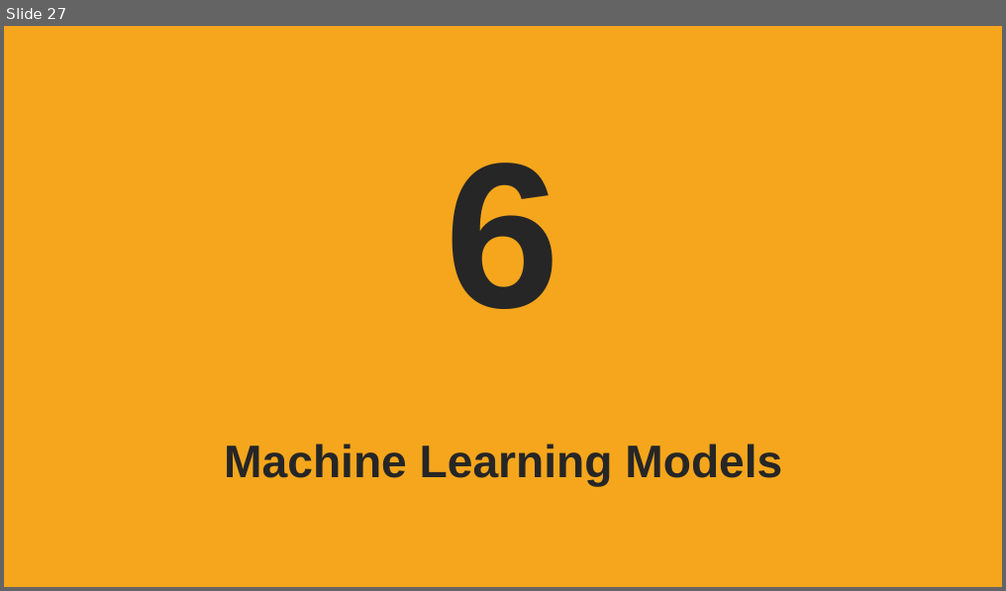
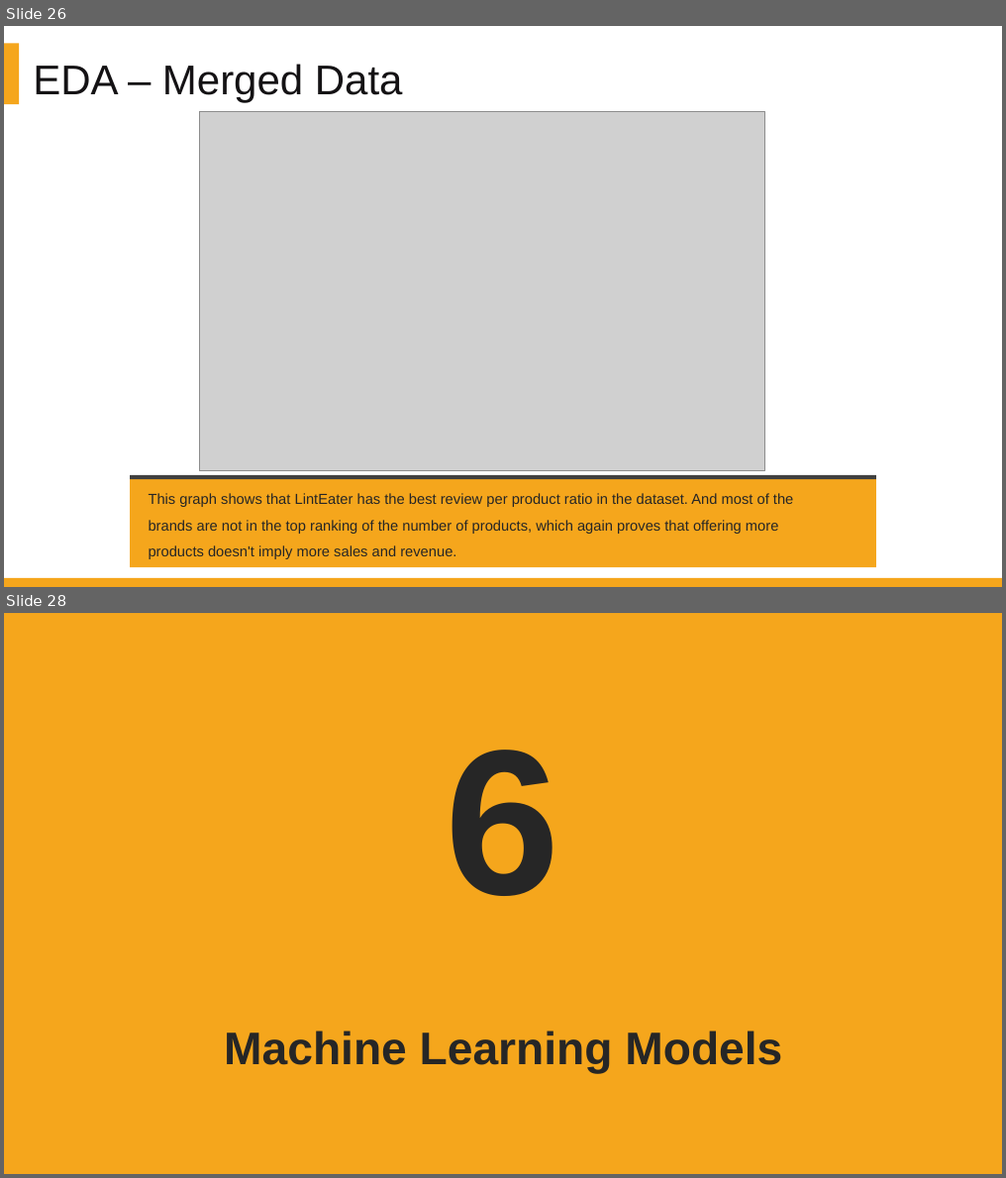
Before and after one commit to DATA-606-SPRING-2022/Jin_DATA606, a slide deck: presentation/Project_Presentation_EDA_v1.1.pptx. Shown one above the other, each under a label of ours: slide 27 before the commit, slides 26 and 28 after it; the slides between them are not shown. The pictures are 1006x591 and 1006x1178 pixels, drawn with LibreOffice and Linux fonts; fonts in the diff are those of the drawing; grey boxes stand for pictures; background and template pictures are left out. Boxes give left, top, right and bottom in pixels: in the first picture for what was removed or moved away, otherwise in the second. Text is boxed around its words. In the diff, an @@ line names an element or a change of style, - is before the commit and + after.

```diff
--- a/presentation/Project_Presentation_EDA_v1.1.pptx
+++ b/presentation/Project_Presentation_EDA_v1.1.pptx
@@ slide 26 added at (4,26,1002,587), background #FFFFFF @@
@@ rectangle added at (4,43,19,104), fill #F5A61C @@
@@ rectangle added at (26,49,801,107), fill #FFFFFF, 40 pt, text #141214 @@
+EDA – Merged Data
@@ text added at (30,66,199,78), 28 pt, text #404040 @@
+Add your title
@@ text added at (30,87,455,103), 18 pt, text #A6A6A6 @@
+Click add this section keywords detailed description of the contents of this paragraph
@@ picture added at (199,112,765,471) @@
@@ rectangle added at (130,479,876,568), fill #F5A61C @@
@@ rectangle added at (130,475,876,479), fill #404040 @@
@@ text added at (149,493,793,560), 14 pt, text #262626 @@
+This graph shows that LintEater has the best review per product ratio in the dataset. And most of the brands are not in the top ranking of the number of products, which again proves that offering more products doesn't imply more sales and revenue.
@@ rectangle added at (4,578,1002,587), fill #F5A61C @@
@@ what was slide 27 is now slide 28 @@
```
Also in this commit, not shown: 4 slides changed, 7 other files.
